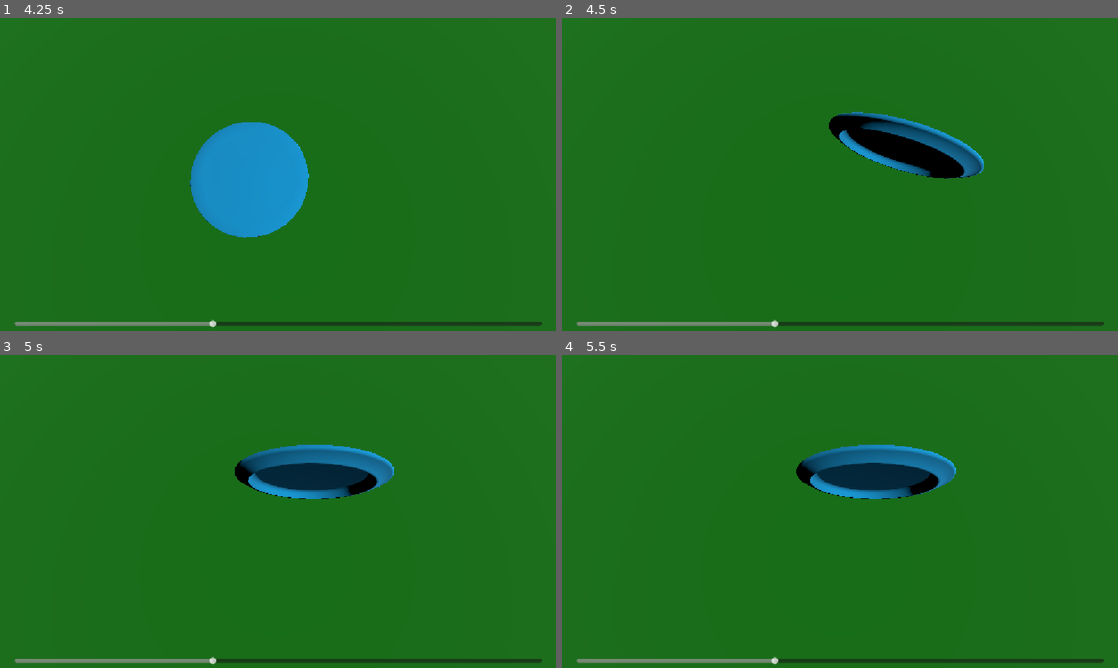
Above: before the commit, frames 1-4 (two rows, left to right).
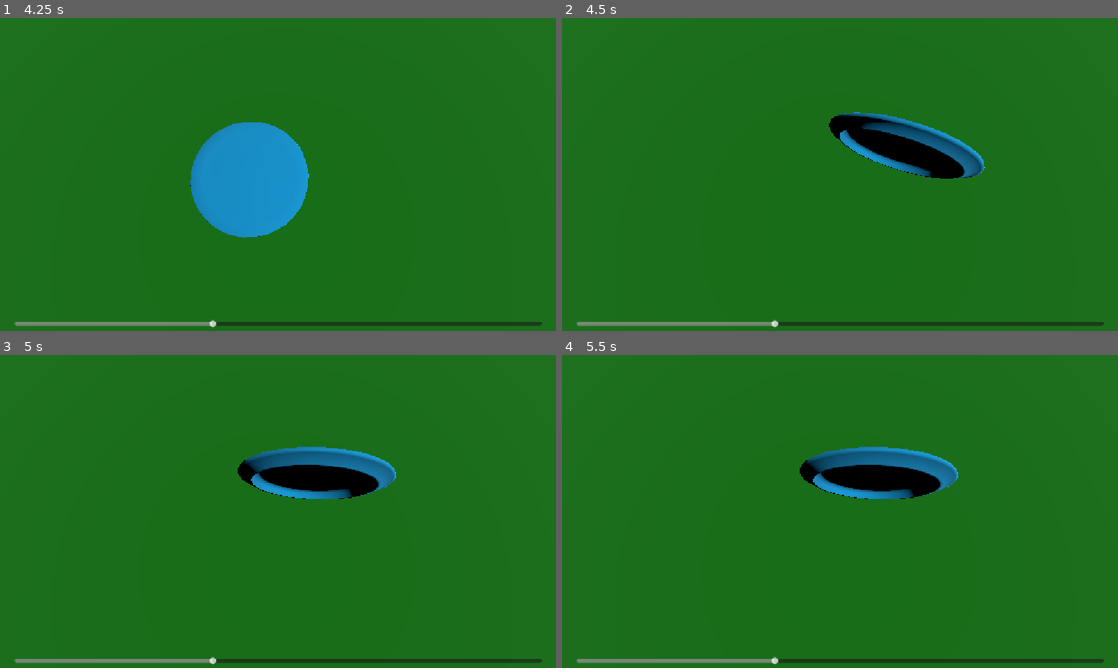
Above: after the commit, the same moments.

Repository: PastarDev/godot-disc-golf
Game: Godot game, scene res://main.tscn
Same seed, same stepped clock (60 frames per second), same inputs: the game is played once before the commit and once after it.
Inputs (mouse positions are in pixels of both pictures, inside the frame that each line leads up to):
- Up to frame 1 (4.25 s): tap Enter at 0.5, 3.5 s; move the mouse to (250, 237) at 0.52 s; hold S (cam_down) 0.53-1.28 s; move the mouse to (444, 221) at 1.27 s; tap A (cam_left) at 1.35 s; tap Space at 2 s; move the mouse to (111, 127) at 2.02 s; hold D (cam_right) 2.03-2.78 s; move the mouse to (305, 174) at 2.77 s; tap W (cam_up) at 2.85 s; move the mouse to (194, 96) at 3.52 s; press the mouse at (194, 96) at 3.53 s
- Up to frame 2 (4.5 s): tap Space at 4.25 s; move the mouse to (962, 158) at 4.27 s; release the mouse at (962, 158) at 4.28 s; tap E (hold_disc) at 4.35 s
- Up to frame 3 (5 s): no input
- Up to frame 4 (5.5 s): move the mouse to (728, 527) at 5.02 s; hold Shift (slow_turn) from 5.03 s (still down)

Frame 1 is identical in both runs. In frame 2, less than 0.1% of the frame differs, in the area x 48-77%, y 30-52%; in frame 3, 2.1%; in frame 4, 2.1%, in the area x 42-72%, y 28-46%.

Commit message:
implimented flight numbers into the disc flight

Diff:
--- a/holdDisc.gd
+++ b/holdDisc.gd
@@ -94,9 +94,10 @@
 		flight_time += 1
 		linear_velocity.x *= 0.99
 		linear_velocity.z *= 0.99
-		constant_force.y = -(linear_velocity.x + linear_velocity.z) / (100 - glide * 8)
+		constant_force.y = -(linear_velocity.x + linear_velocity.z) * 2 / (100 - glide * 8)
+		var velocityxz = abs(linear_velocity.x + linear_velocity.z)
 		if global_rotation_degrees.z < 40 and global_rotation_degrees.z > -40 and global_position.y > 0.5:
-			rotation_degrees.z += 10 / clamp(abs(linear_velocity.x + linear_velocity.z), 2, 12 - speed) + flight_time/ 10
-			rotation_degrees.z -= abs(linear_velocity.x + linear_velocity.z) / clamp(speed, 5, 15)
-			var fade = -rotation_degrees.z / 40
-			linear_velocity += global_transform.basis.x * fade
+			rotation_degrees.z += 10 / clamp(velocityxz, 2, 12) * fade/5 + 0.5 + (flight_time / 100) + speed/5
+			rotation_degrees.z -= 1.2 * velocityxz / clamp(speed, 5, 15) * (turn/-5 + 0.4)
+		var fade_direction = -clamp(rotation_degrees.z, -50, 50) / 40
+		linear_velocity += global_transform.basis.x * fade_direction * clamp(velocityxz / 10, 0.6, 30)
